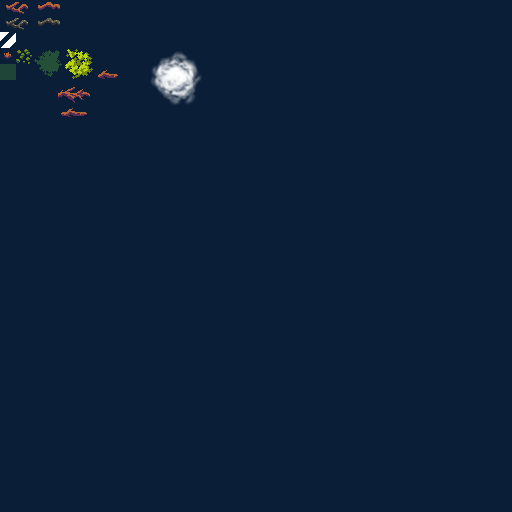
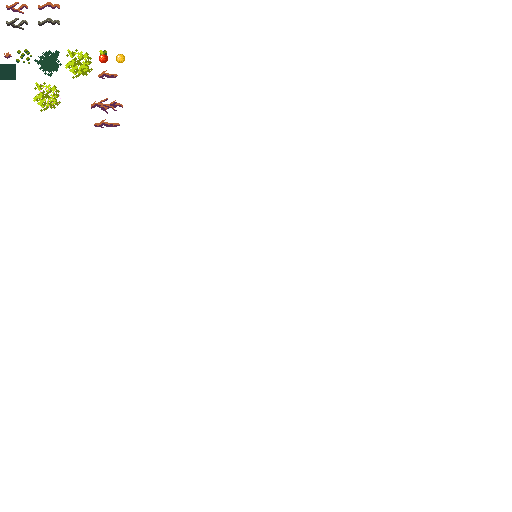
Before/after of a 512x512 layered artwork. What changed in the layer stack:
painted on "tiles" over <box>33,50,125,128</box>
hid "bg" over <box>0,0,512,512</box>
